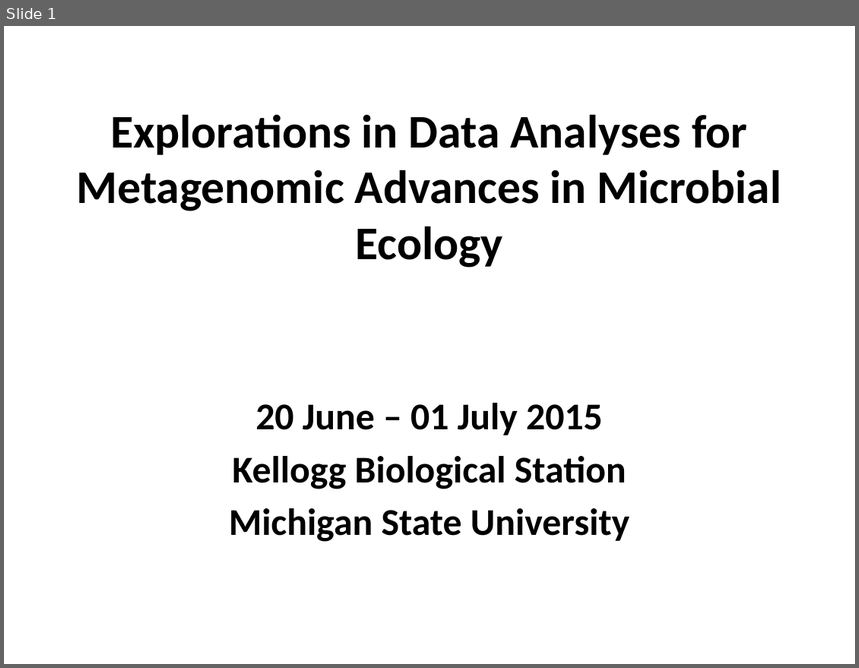
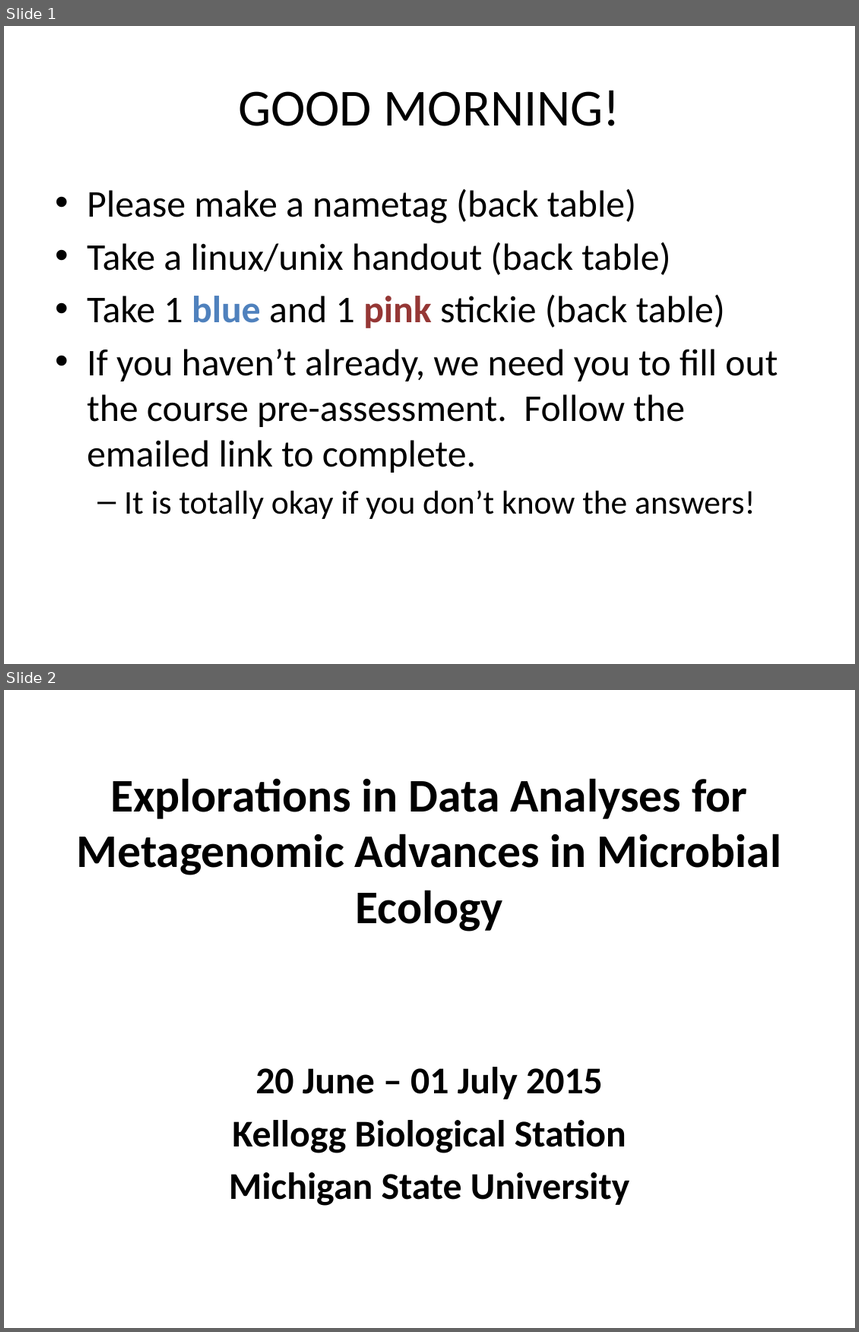
Before and after one commit to edamame-course/docs, a slide deck: extra/Presentations/2015-06-22-AM_Ashley_WelcomeLecture.pptx. Shown one above the other, each under a label of ours: slide 1 before the commit, slides 1 and 2 after it. The pictures are 859x668 and 859x1332 pixels, drawn with LibreOffice and Linux fonts; fonts in the diff are those of the drawing; background and template pictures are left out. Boxes give left, top, right and bottom in pixels: in the first picture for what was removed or moved away, otherwise in the second. Text is boxed around its words. In the diff, an @@ line names an element or a change of style, - is before the commit and + after.

```diff
--- a/extra/Presentations/2015-06-22-AM_Ashley_WelcomeLecture.pptx
+++ b/extra/Presentations/2015-06-22-AM_Ashley_WelcomeLecture.pptx
@@ slide 1 added at (x1=4, y1=26, x2=855, y2=664), background #FFFFFF @@
@@ title added at (x1=238, y1=90, x2=620, y2=126), 44 pt, text #000000 @@
+GOOD MORNING!
@@ text added at (x1=87, y1=189, x2=778, y2=519), 32 pt, text #000000 @@
+• Please make a nametag (back table)
+• Take a linux/unix handout (back table)
+• Take 1 blue and 1 pink stickie (back table)
+• If you haven’t already, we need you to fill out the course pre-assessment. Follow the emailed link to complete.
+  – It is totally okay if you don’t know the answers!
@@ what was slide 1 is now slide 2 @@
```
Also in this commit, not shown: 14 slides changed, 2 other slides added, 1 slide removed, 1 other file.
